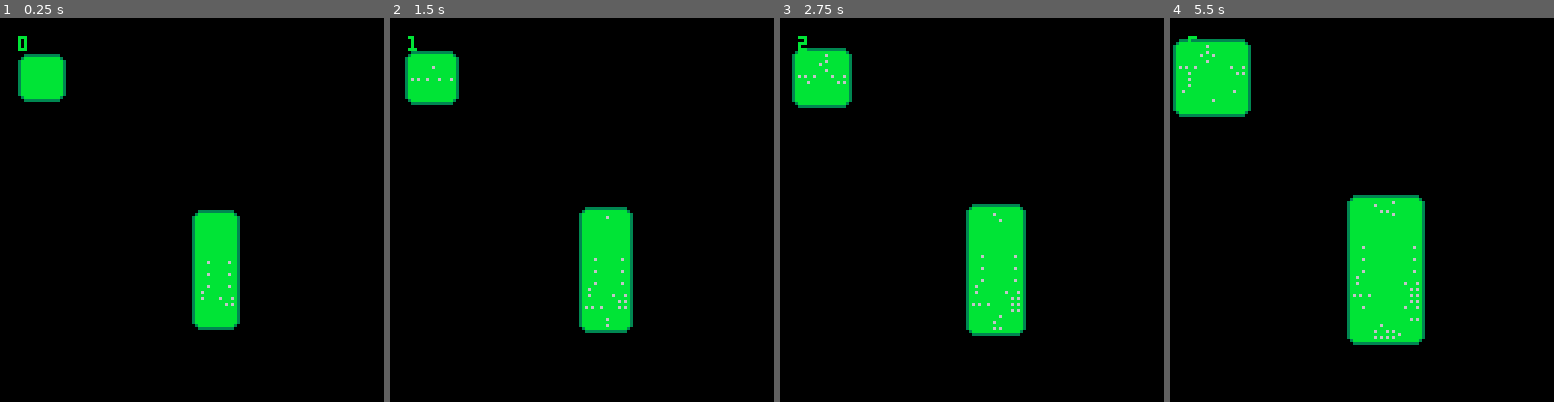
Above: before the commit, frames 1-4 (left to right).
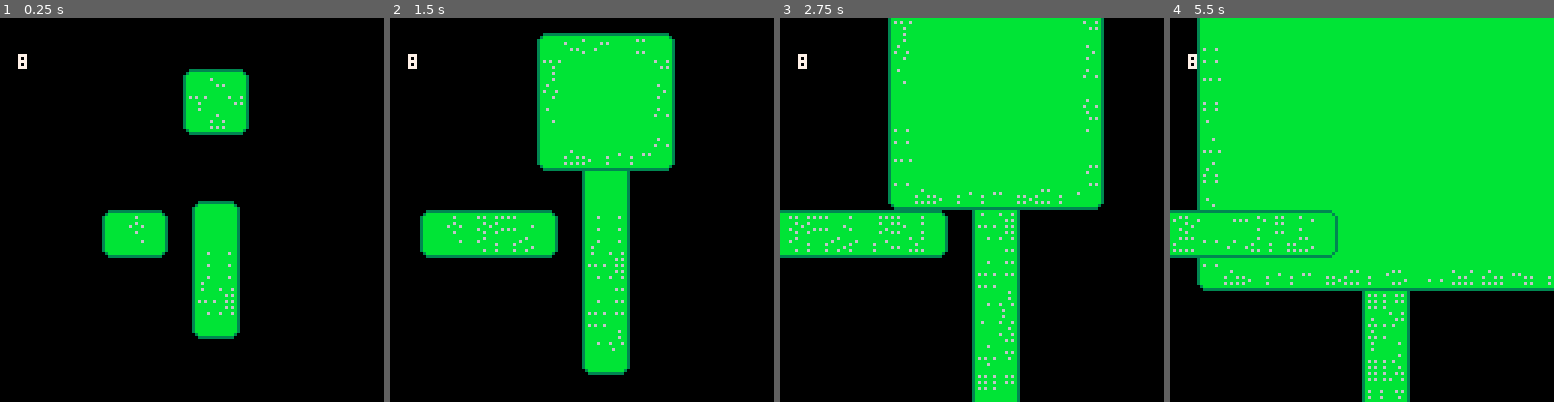
Above: after the commit, the same moments.

Repository: jondkoon/crushed
Game: PICO-8 cartridge crushed_assets.p8
Two runs of this game, one before a commit and one after it. Both use one fixed random seed, a clock stepped at 60 frames per second and the inputs below.
Inputs:
- Up to frame 1 (0.25 s): no input
- Up to frame 2 (1.5 s): no input
- Up to frame 3 (2.75 s): no input
- Up to frame 4 (5.5 s): no input

The runs differ from the first frame. In frame 1, 7.5% of the frame differs, in the area x 4-65%, y 4-84%; in frame 2, 23%; in frame 3, 40%; in frame 4, 65%, in the area x 0-100%, y 0-100%.

Commit message:
Add all behaviors.

Diff:
--- a/crushed_assets.p8
+++ b/crushed_assets.p8
@@ -6,13 +6,13 @@
 }
 
 behaviors = {
-	"up",
-	"down",
-	"left",
-	"right",
-	"str_hor",
-	"str_vert",
-	"expand"
+	up = 1,
+	down = 2,
+	left = 3,
+	right = 4,
+	hor_stretch = 5,
+	vert_stretch = 6,
+	expand = 7
 }
 
 platforms = {}
@@ -28,8 +28,6 @@
 		sprite_height = 8,
 		counter = 1,
 		grow_delta = 2,
-		grown_x = 0,
-		grown_y = 0,
 		behavior = behavior,
 		available_x_slivers = {
 			{26, 0}, -- plain
@@ -74,7 +72,7 @@
 		end,
 		update = function(self)
 			self.counter += 1
-			if self.counter % 30 == 0 then
+			if self.counter % 3 == 0 then
 				self:grow()
 			end
 		end,
@@ -106,7 +104,7 @@
 			local center_y1 = center_y0 + self.height - (self.corner_sprite_size * 2)
 			rectfill(center_x0, center_y0, center_x1, center_y1, 11)
 
-			print(self.grown_x, 6, 6)
+			print(self.behavior, 6, 12, 7)
 		end,
 		get_random_x_sliver = function(self)
 			local random_sliver_index = flr(rnd(#self.available_x_slivers)) + 1
@@ -157,17 +155,51 @@
 			return self.y + self.height - 8
 		end,
 		grow = function(self)
-			self.x -= self.grow_delta / 2
-			self.width += self.grow_delta
-			self.y -= self.grow_delta / 2
-			self.height += self.grow_delta
-			self.grown_x += 1
-			self.grown_y += 1
-
-			self:make_sliver("top")
-			self:make_sliver("right")
-			self:make_sliver("bottom")
-			self:make_sliver("left")
+			if (self.behavior == behaviors.up) then
+				self.y -= self.grow_delta
+				self.height += self.grow_delta
+
+				self:make_sliver("right")
+				self:make_sliver("left")
+			elseif (self.behavior == behaviors.down) then
+				self.height += self.grow_delta
+
+				self:make_sliver("right")
+				self:make_sliver("left")
+			elseif (self.behavior == behaviors.right) then
+				self.width += self.grow_delta
+
+				self:make_sliver("top")
+				self:make_sliver("bottom")
+			elseif (self.behavior == behaviors.left) then
+				self.x -= self.grow_delta
+				self.width += self.grow_delta
+
+				self:make_sliver("top")
+				self:make_sliver("bottom")
+			elseif (self.behavior == behaviors.expand) then
+				self.x -= self.grow_delta / 2
+				self.width += self.grow_delta
+				self.y -= self.grow_delta / 2
+				self.height += self.grow_delta
+
+				self:make_sliver("top")
+				self:make_sliver("right")
+				self:make_sliver("bottom")
+				self:make_sliver("left")
+			elseif (self.behavior == behaviors.hor_stretch) then
+				self.x -= self.grow_delta / 2
+				self.width += self.grow_delta
+
+				self:make_sliver("top")
+				self:make_sliver("bottom")
+			elseif (self.behavior == behaviors.vert_stretch) then
+				self.y -= self.grow_delta / 2
+				self.height += self.grow_delta
+
+				self:make_sliver("right")
+				self:make_sliver("left")
+			end
 		end
 	}
 
@@ -175,9 +207,9 @@
 end
 
 function _init()
-	make_platform(64, 64, 16, 40, nil, behaviors.expand)
-
-	make_platform(6, 12, 16, 16, nil, behaviors.expand)
+	make_platform(64, 64, 16, 40, nil, behaviors.vert_stretch)
+	make_platform(64, 20, 16, 16, nil, behaviors.expand)
+	make_platform(40, 64, 16, 16, nil, behaviors.left)
 
 	for platform in all(platforms) do
 		platform:init()
